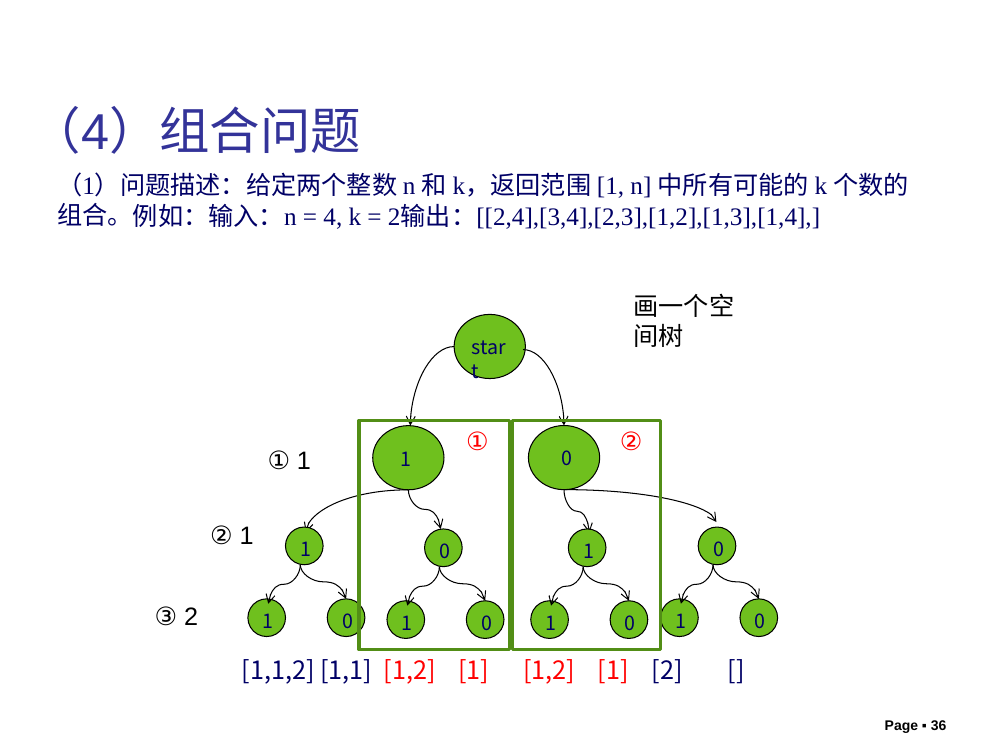
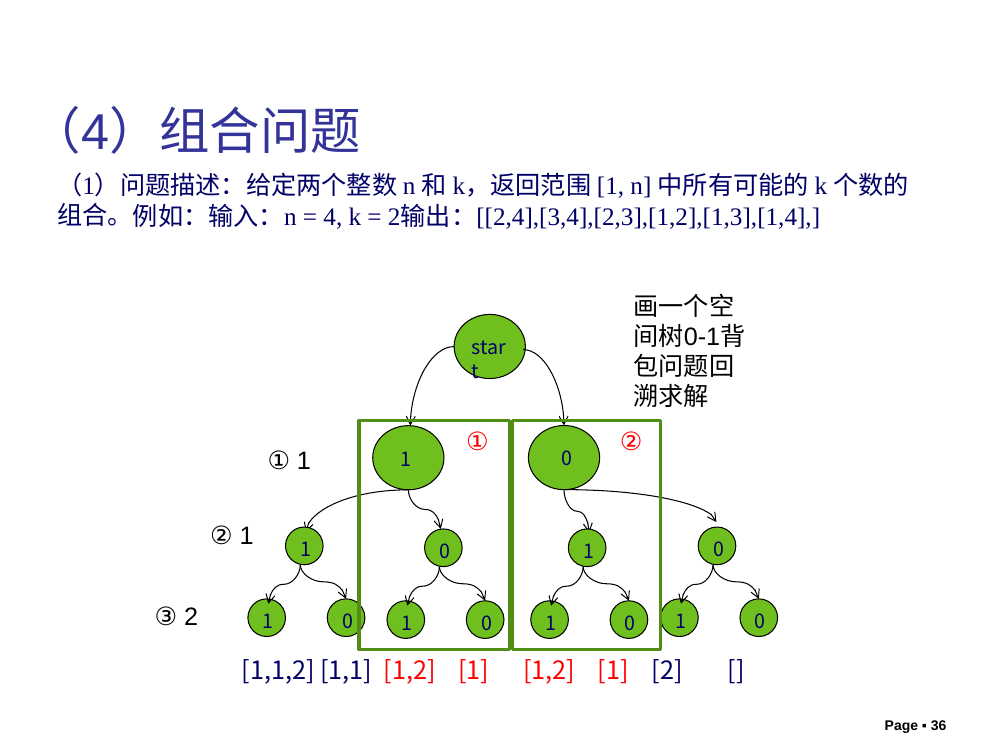
Before and after one commit to liutongling/DP, a slide deck: slide 36 of file/第6章 回朔法.pptx. Drawn at 1008x756 pixels with LibreOffice and Linux fonts; fonts in the diff are those of the drawing; background and template pictures are left out. Boxes give left, top, right and bottom in pixels: in the first picture for what was removed or moved away, otherwise in the second. Text is boxed around its words. In the diff, an @@ line names an element or a change of style, - is before the commit and + after.

Commit message:
更新第六章

```diff
--- a/file/第6章 回朔法.pptx
+++ b/file/第6章 回朔法.pptx
@@ text at bbox=[633, 293, 745, 347]: text changed @@
-画一个空间树
+画一个空间树0-1背包问题回溯求解
```
